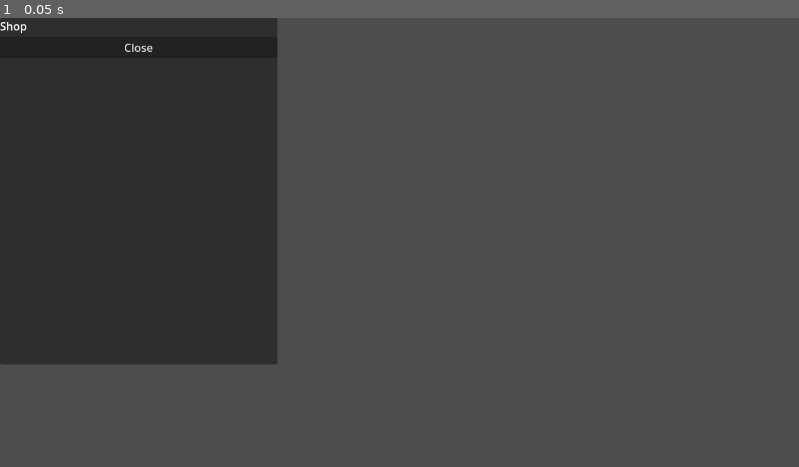
Above: before the commit, frame 1.
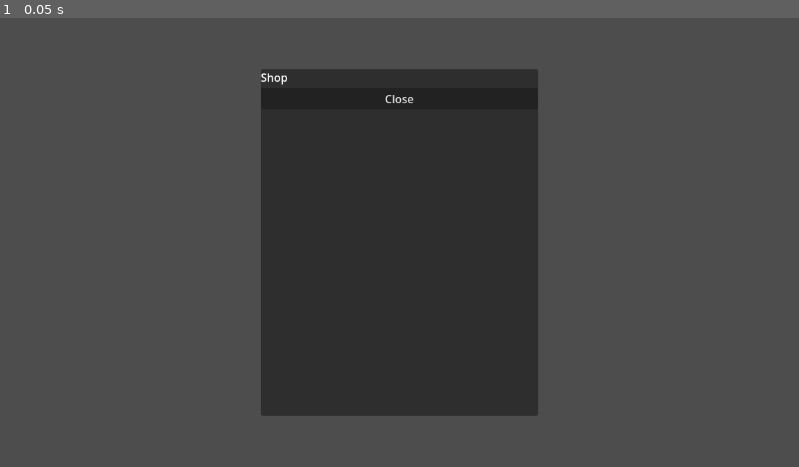
Above: after the commit, the same moment.

Repository: PietPadda/Godot_2D_ARPG
Game: Godot game, scene res://scenes/ui/shop_panel.tscn
The game is run twice, just before and just after one commit, with the same random seed, the same clock (stepped at 60 frames per second) and the same inputs. This scene is started directly instead of the project's main scene.
Inputs:
- Up to frame 1 (0.05 s): no input

The runs differ from the first frame. In frame 1, 51% of the frame differs, in the area x 0-68%, y 0-89%.

Commit message:
fix(ui): center shop panel and reset game state on load

Diff:
--- a/scripts/core/game_manager.gd
+++ b/scripts/core/game_manager.gd
@@ -80,6 +80,9 @@
 	if is_instance_valid(loaded_data):
 		loaded_player_data = loaded_data.duplicate(true)
 
+	# After loading, ALWAYS reset the game state to ensure the player has control.
+	EventBus.change_game_state(EventBus.GameState.GAMEPLAY)
+
 	# Now, reload the entire level. Diablo 2 style!!
 	get_tree().change_scene_to_file("res://scenes/levels/main.tscn")
 	print("Game loaded!")
--- a/scripts/ui/shop_panel.gd
+++ b/scripts/ui/shop_panel.gd
@@ -8,6 +8,10 @@
 
 # When the panel is created and ready, it immediately takes control.
 func _ready() -> void:
+	# Explicitly center the panel to ensure it's always visible.
+	var viewport_size = get_viewport_rect().size
+	self.position = (viewport_size - self.size) / 2.0
+
 	EventBus.change_game_state(EventBus.GameState.UI_MODE)
 
 # This function is automatically called when the CloseButton is pressed.
